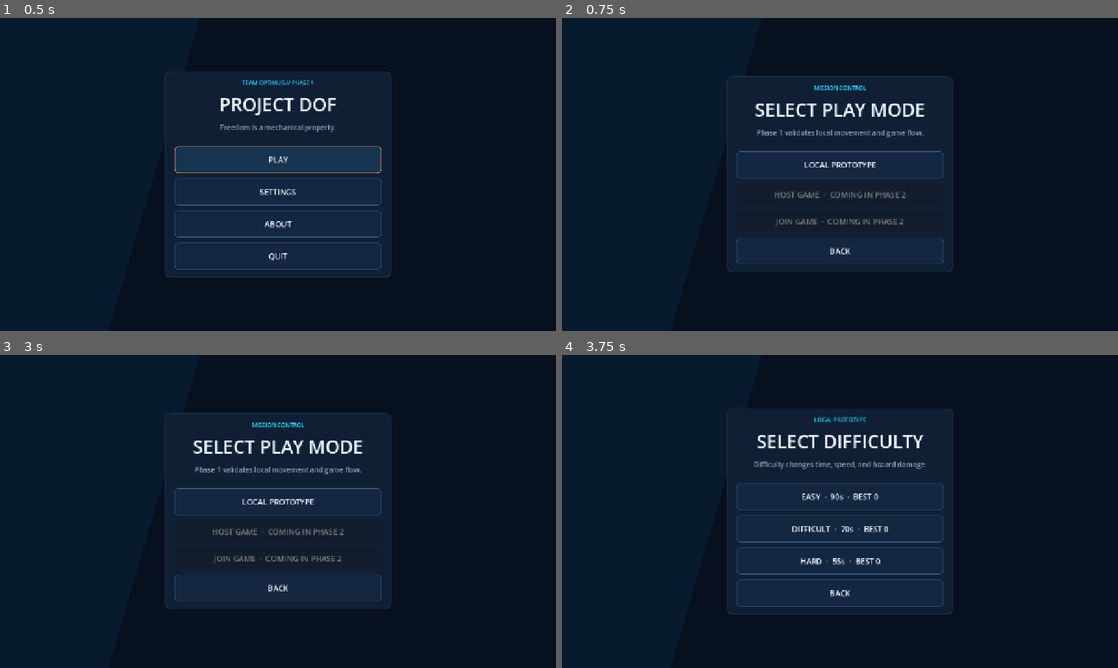
Above: before the commit, frames 1-4 (two rows, left to right).
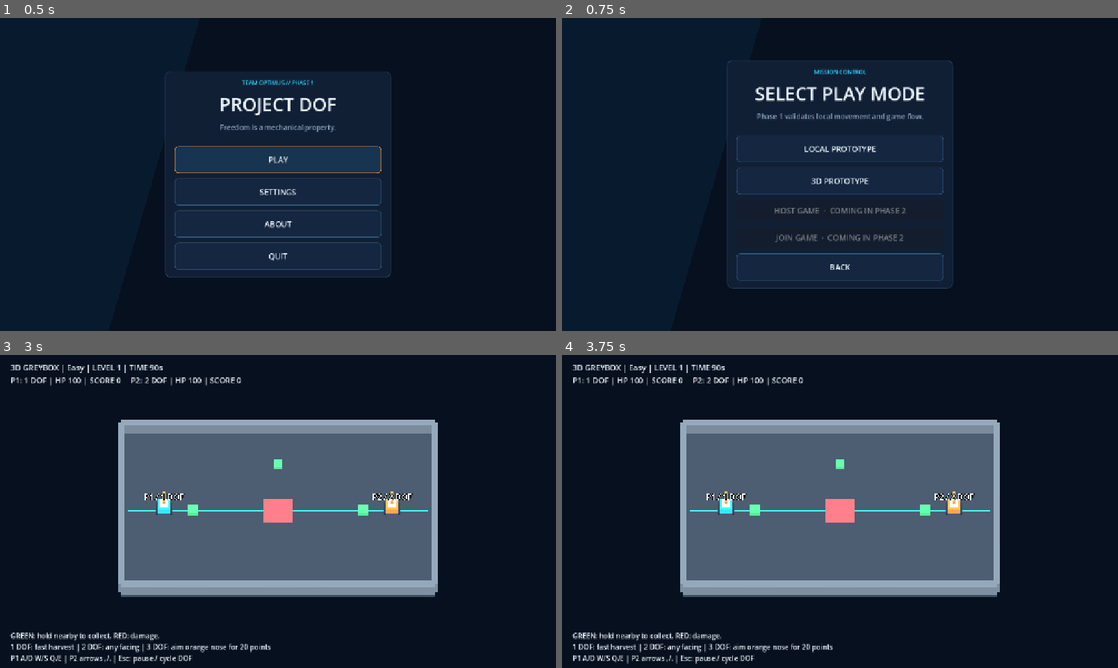
Above: after the commit, the same moments.

Repository: mdraihankabirsifat/Optimus
Game: Godot game, scene res://scenes/ui/main_menu.tscn
Two runs of this game, one before a commit and one after it. Both use one fixed random seed, a clock stepped at 60 frames per second and the inputs below.
Inputs (mouse positions are in pixels of both pictures, inside the frame that each line leads up to):
- Up to frame 1 (0.5 s): no input
- Up to frame 2 (0.75 s): click "PLAY" at 0.5 s
- Up to frame 3 (3 s): click "BACK" at 1.25 s; click "PLAY" at 2 s; click (278, 517) at 2.75 s, where only the run after the commit has a clickable "3D PROTOTYPE"
- Up to frame 4 (3.75 s): click (840, 502) at 3.5 s, where only the run before the commit has a clickable "LOCAL PROTOTYPE"

Frame 1 is identical in both runs. In frame 2, 5.4% of the frame differs, in the area x 29-71%, y 13-87%; in frame 3, 35%; in frame 4, 35%, in the area x 1-79%, y 3-99%.

Commit message:
added 3D rendering

Diff:
--- a/project.godot
+++ b/project.godot
@@ -31,29 +31,80 @@
 window/stretch/mode="canvas_items"
 window/stretch/aspect="expand"
 
+[input]
+
+p1_left={
+"deadzone": 0.5,
+"events": [Object(InputEventKey,"resource_local_to_scene":false,"resource_name":"","device":16,"window_id":0,"alt_pressed":false,"shift_pressed":false,"ctrl_pressed":false,"meta_pressed":false,"pressed":false,"keycode":0,"physical_keycode":65,"key_label":0,"unicode":0,"location":0,"echo":false,"script":null)
+]
+}
+p1_right={
+"deadzone": 0.5,
+"events": [Object(InputEventKey,"resource_local_to_scene":false,"resource_name":"","device":16,"window_id":0,"alt_pressed":false,"shift_pressed":false,"ctrl_pressed":false,"meta_pressed":false,"pressed":false,"keycode":0,"physical_keycode":68,"key_label":0,"unicode":0,"location":0,"echo":false,"script":null)
+]
+}
+p1_up={
+"deadzone": 0.5,
+"events": [Object(InputEventKey,"resource_local_to_scene":false,"resource_name":"","device":16,"window_id":0,"alt_pressed":false,"shift_pressed":false,"ctrl_pressed":false,"meta_pressed":false,"pressed":false,"keycode":0,"physical_keycode":87,"key_label":0,"unicode":0,"location":0,"echo":false,"script":null)
+]
+}
+p1_down={
+"deadzone": 0.5,
+"events": [Object(InputEventKey,"resource_local_to_scene":false,"resource_name":"","device":16,"window_id":0,"alt_pressed":false,"shift_pressed":false,"ctrl_pressed":false,"meta_pressed":false,"pressed":false,"keycode":0,"physical_keycode":83,"key_label":0,"unicode":0,"location":0,"echo":false,"script":null)
+]
+}
+p1_rotate_left={
+"deadzone": 0.5,
+"events": [Object(InputEventKey,"resource_local_to_scene":false,"resource_name":"","device":16,"window_id":0,"alt_pressed":false,"shift_pressed":false,"ctrl_pressed":false,"meta_pressed":false,"pressed":false,"keycode":0,"physical_keycode":81,"key_label":0,"unicode":0,"location":0,"echo":false,"script":null)
+]
+}
+p1_rotate_right={
+"deadzone": 0.5,
+"events": [Object(InputEventKey,"resource_local_to_scene":false,"resource_name":"","device":16,"window_id":0,"alt_pressed":false,"shift_pressed":false,"ctrl_pressed":false,"meta_pressed":false,"pressed":false,"keycode":0,"physical_keycode":69,"key_label":0,"unicode":0,"location":0,"echo":false,"script":null)
+]
+}
+p2_left={
+"deadzone": 0.5,
+"events": [Object(InputEventKey,"resource_local_to_scene":false,"resource_name":"","device":16,"window_id":0,"alt_pressed":false,"shift_pressed":false,"ctrl_pressed":false,"meta_pressed":false,"pressed":false,"keycode":0,"physical_keycode":4194311,"key_label":0,"unicode":0,"location":0,"echo":false,"script":null)
+]
+}
+p2_right={
+"deadzone": 0.5,
+"events": [Object(InputEventKey,"resource_local_to_scene":false,"resource_name":"","device":16,"window_id":0,"alt_pressed":false,"shift_pressed":false,"ctrl_pressed":false,"meta_pressed":false,"pressed":false,"keycode":0,"physical_keycode":4194313,"key_label":0,"unicode":0,"location":0,"echo":false,"script":null)
+]
+}
+p2_up={
+"deadzone": 0.5,
+"events": [Object(InputEventKey,"resource_local_to_scene":false,"resource_name":"","device":16,"window_id":0,"alt_pressed":false,"shift_pressed":false,"ctrl_pressed":false,"meta_pressed":false,"pressed":false,"keycode":0,"physical_keycode":4194320,"key_label":0,"unicode":0,"location":0,"echo":false,"script":null)
+]
+}
+p2_down={
+"deadzone": 0.5,
+"events": [Object(InputEventKey,"resource_local_to_scene":false,"resource_name":"","device":16,"window_id":0,"alt_pressed":false,"shift_pressed":false,"ctrl_pressed":false,"meta_pressed":false,"pressed":false,"keycode":0,"physical_keycode":4194322,"key_label":0,"unicode":0,"location":0,"echo":false,"script":null)
+]
+}
+p2_rotate_left={
+"deadzone": 0.5,
+"events": [Object(InputEventKey,"resource_local_to_scene":false,"resource_name":"","device":16,"window_id":0,"alt_pressed":false,"shift_pressed":false,"ctrl_pressed":false,"meta_pressed":false,"pressed":false,"keycode":0,"physical_keycode":44,"key_label":0,"unicode":0,"location":0,"echo":false,"script":null)
+]
+}
+p2_rotate_right={
+"deadzone": 0.5,
+"events": [Object(InputEventKey,"resource_local_to_scene":false,"resource_name":"","device":16,"window_id":0,"alt_pressed":false,"shift_pressed":false,"ctrl_pressed":false,"meta_pressed":false,"pressed":false,"keycode":0,"physical_keycode":46,"key_label":0,"unicode":0,"location":0,"echo":false,"script":null)
+]
+}
+pause={
+"deadzone": 0.5,
+"events": [Object(InputEventKey,"resource_local_to_scene":false,"resource_name":"","device":16,"window_id":0,"alt_pressed":false,"shift_pressed":false,"ctrl_pressed":false,"meta_pressed":false,"pressed":false,"keycode":0,"physical_keycode":4194305,"key_label":0,"unicode":0,"location":0,"echo":false,"script":null)
+]
+}
+
 [physics]
 
 3d/physics_engine="Jolt Physics"
-
-[input]
-
-p1_left={"deadzone": 0.5, "events": [Object(InputEventKey,"physical_keycode":65)]}
-p1_right={"deadzone": 0.5, "events": [Object(InputEventKey,"physical_keycode":68)]}
-p1_up={"deadzone": 0.5, "events": [Object(InputEventKey,"physical_keycode":87)]}
-p1_down={"deadzone": 0.5, "events": [Object(InputEventKey,"physical_keycode":83)]}
-p1_rotate_left={"deadzone": 0.5, "events": [Object(InputEventKey,"physical_keycode":81)]}
-p1_rotate_right={"deadzone": 0.5, "events": [Object(InputEventKey,"physical_keycode":69)]}
-p2_left={"deadzone": 0.5, "events": [Object(InputEventKey,"physical_keycode":4194311)]}
-p2_right={"deadzone": 0.5, "events": [Object(InputEventKey,"physical_keycode":4194313)]}
-p2_up={"deadzone": 0.5, "events": [Object(InputEventKey,"physical_keycode":4194320)]}
-p2_down={"deadzone": 0.5, "events": [Object(InputEventKey,"physical_keycode":4194322)]}
-p2_rotate_left={"deadzone": 0.5, "events": [Object(InputEventKey,"physical_keycode":44)]}
-p2_rotate_right={"deadzone": 0.5, "events": [Object(InputEventKey,"physical_keycode":46)]}
-pause={"deadzone": 0.5, "events": [Object(InputEventKey,"physical_keycode":4194305)]}
 
 [rendering]
 
 rendering_device/driver.windows="d3d12"
 renderer/rendering_method="gl_compatibility"
 renderer/rendering_method.mobile="gl_compatibility"
-textures/default_filters/use_nearest_mipmap_filter=false
--- /dev/null
+++ b/scenes/game/prototype_arena_3d.tscn
@@ -0,0 +1,6 @@
+[gd_scene load_steps=2 format=3]
+
+[ext_resource type="Script" path="res://scripts/game/prototype_arena_3d.gd" id="1"]
+
+[node name="PrototypeArena3D" type="Node3D"]
+script = ExtResource("1")
--- /dev/null
+++ b/scenes/player/player_3d.tscn
@@ -0,0 +1,15 @@
+[gd_scene load_steps=3 format=3]
+
+[ext_resource type="Script" path="res://scripts/player/player_3d.gd" id="1"]
+[sub_resource type="BoxShape3D" id="body"]
+size = Vector3(1.1, 1, 1.1)
+
+[node name="Player3D" type="CharacterBody3D"]
+collision_layer = 2
+collision_mask = 1
+motion_mode = 1
+script = ExtResource("1")
+
+[node name="CollisionShape3D" type="CollisionShape3D" parent="."]
+position = Vector3(0, 0.5, 0)
+shape = SubResource("body")
--- /dev/null
+++ b/scripts/game/greybox_geometry.gd
@@ -0,0 +1,23 @@
+class_name GreyboxGeometry
+extends RefCounted
+
+static func box(parent: Node3D, at: Vector3, dimensions: Vector3, color: Color, solid: bool = false) -> MeshInstance3D:
+	var mesh := MeshInstance3D.new()
+	var shape := BoxMesh.new()
+	shape.size = dimensions
+	mesh.mesh = shape
+	var material := StandardMaterial3D.new()
+	material.albedo_color = color
+	material.roughness = 0.85
+	mesh.material_override = material
+	mesh.position = at
+	parent.add_child(mesh)
+	if solid:
+		var body := StaticBody3D.new()
+		var collision := CollisionShape3D.new()
+		var box_shape := BoxShape3D.new()
+		box_shape.size = dimensions
+		collision.shape = box_shape
+		mesh.add_child(body)
+		body.add_child(collision)
+	return mesh
--- /dev/null
+++ b/scripts/game/prototype_arena_3d.gd
@@ -0,0 +1,136 @@
+class_name PrototypeArena3D
+extends Node3D
+
+const PLAYER: PackedScene = preload("res://scenes/player/player_3d.tscn")
+const STATIONS: Array[Vector3] = [Vector3(-6, 0, 0), Vector3(6, 0, 0), Vector3(0, 0, -4)]
+const HARVEST_SECONDS: Array[float] = [0.45, 0.9, 1.2]
+const HARVEST_POINTS: Array[int] = [10, 10, 20]
+var players: Array[DOFPlayer3D] = []
+var scores: Array[int] = [0, 0]
+var charge: Array[float] = [0.0, 0.0]
+var station_cooldowns: Array[float] = [0.0, 0.0, 0.0]
+var hazards: Array[Vector3] = []
+var time_remaining: float
+var finished: bool = false
+var hud: Prototype3DHUD
+
+func _ready() -> void:
+	time_remaining = float(GameManager.difficulty_data().duration)
+	_build_world()
+	for index: int in 2:
+		var player := PLAYER.instantiate() as DOFPlayer3D
+		player.player_id = index + 1
+		player.dof = index + 1
+		player.position = Vector3(-8 if index == 0 else 8, 0.05, 0)
+		player.player_color = UIFactory.CYAN if index == 0 else UIFactory.ORANGE
+		player.move_speed *= float(GameManager.difficulty_data().speed_scale)
+		player.health_changed.connect(_health_changed)
+		add_child(player)
+		players.append(player)
+	hud = Prototype3DHUD.new()
+	add_child(hud)
+	hud.pause_requested.connect(toggle_pause)
+	hud.restart_requested.connect(restart)
+	hud.menu_requested.connect(GameManager.go_to.bind(GameManager.MAIN_MENU))
+	hud.cycle_requested.connect(_cycle)
+	_update_hud()
+
+func _build_world() -> void:
+	var environment := WorldEnvironment.new()
+	environment.environment = Environment.new()
+	environment.environment.background_mode = Environment.BG_COLOR
+	environment.environment.background_color = Color("07101f")
+	environment.environment.ambient_light_source = Environment.AMBIENT_SOURCE_COLOR
+	environment.environment.ambient_light_color = Color.WHITE
+	environment.environment.ambient_light_energy = 0.65
+	add_child(environment)
+	var light := DirectionalLight3D.new()
+	light.rotation_degrees = Vector3(-65, -25, 0)
+	light.light_energy = 1.2
+	add_child(light)
+	var camera := Camera3D.new()
+	add_child(camera)
+	camera.position = Vector3(0, 22, 16)
+	camera.look_at(Vector3.ZERO)
+	camera.projection = Camera3D.PROJECTION_ORTHOGONAL
+	camera.size = 22.0
+	camera.current = true
+	GreyboxGeometry.box(self, Vector3(0, -0.3, 0), Vector3(22, 0.6, 14), Color("344253"), true)
+	for x: float in [-11.0, 11.0]:
+		GreyboxGeometry.box(self, Vector3(x, 0.5, 0), Vector3(0.5, 1, 14), Color("708090"), true)
+	for z: float in [-7.0, 7.0]:
+		GreyboxGeometry.box(self, Vector3(0, 0.5, z), Vector3(22, 1, 0.5), Color("708090"), true)
+	GreyboxGeometry.box(self, Vector3(0, 0.015, 0), Vector3(21, 0.02, 0.08), UIFactory.CYAN)
+	for at: Vector3 in STATIONS:
+		GreyboxGeometry.box(self, at + Vector3(0, 0.15, 0), Vector3(0.7, 0.3, 0.7), UIFactory.GREEN)
+	var locations: Array[Vector3] = [Vector3.ZERO, Vector3(-3, 0, -3), Vector3(3, 0, 3)]
+	var level := clampi(GameManager.selected_level, 1, 3)
+	for index: int in int(GameManager.LEVELS[level - 1].hazard_count):
+		hazards.append(locations[index])
+		GreyboxGeometry.box(self, locations[index] + Vector3(0, 0.025, 0), Vector3(2, 0.05, 2), UIFactory.RED)
+
+func _physics_process(delta: float) -> void:
+	if finished:
+		return
+	time_remaining = maxf(0, time_remaining - delta)
+	for index: int in station_cooldowns.size():
+		station_cooldowns[index] = maxf(0, station_cooldowns[index] - delta)
+	for index: int in players.size():
+		var player := players[index]
+		_harvest(index, delta)
+		for at: Vector3 in hazards:
+			if Vector2(player.position.x - at.x, player.position.z - at.z).length() < 1.3:
+				player.take_damage(int(GameManager.difficulty_data().hazard_damage))
+	_update_hud()
+	if time_remaining <= 0:
+		finish("TEST WINDOW COMPLETE")
+
+func _harvest(index: int, delta: float) -> void:
+	var player := players[index]
+	for station: int in STATIONS.size():
+		var offset := STATIONS[station] - player.position
+		offset.y = 0
+		if offset.length() > 1.5 or station_cooldowns[station] > 0:
+			continue
+		if player.dof == 3 and offset.length() > 0.2 and (-player.global_basis.z).dot(offset.normalized()) < 0.75:
+			continue
+		charge[index] += delta
+		if charge[index] >= HARVEST_SECONDS[player.dof - 1]:
+			scores[index] += HARVEST_POINTS[player.dof - 1]
+			charge[index] = 0
+			station_cooldowns[station] = 1.5
+		return
+	charge[index] = 0
+
+func _update_hud() -> void:
+	hud.status.text = "3D GREYBOX | %s | LEVEL %d | TIME %ds\nP1: %d DOF | HP %d | SCORE %d     P2: %d DOF | HP %d | SCORE %d" % [GameManager.selected_difficulty, GameManager.selected_level, ceili(time_remaining), players[0].dof, players[0].health, scores[0], players[1].dof, players[1].health, scores[1]]
+
+func _health_changed(_id: int, health: int) -> void:
+	if health <= 0:
+		finish("ROBOT DISABLED")
+
+func _cycle(id: int) -> void:
+	players[id - 1].cycle_dof()
+	charge[id - 1] = 0
+	_update_hud()
+
+func toggle_pause() -> void:
+	if finished:
+		GameManager.go_to(GameManager.MAIN_MENU)
+		return
+	get_tree().paused = not get_tree().paused
+	if get_tree().paused:
+		hud.show_pause()
+	else:
+		hud.close_overlay()
+
+func restart() -> void:
+	GameManager.go_to("res://scenes/game/prototype_arena_3d.tscn")
+
+func finish(reason: String) -> void:
+	if finished:
+		return
+	finished = true
+	for player: DOFPlayer3D in players:
+		player.input_enabled = false
+	hud.show_result(reason, scores[0] + scores[1])
--- /dev/null
+++ b/scripts/player/player_3d.gd
@@ -0,0 +1,69 @@
+class_name DOFPlayer3D
+extends CharacterBody3D
+
+signal health_changed(player_id: int, health: int)
+
+@export_range(1, 3) var dof: int = 1:
+	set(value):
+		dof = clampi(value, 1, 3)
+@export var player_id: int = 1
+@export var move_speed: float = 5.0
+@export var rotation_speed: float = 2.8
+@export var player_color: Color = Color("27d9ff")
+var health: int = 100
+var input_enabled: bool = true
+var damage_cooldown: float = 0.0
+var label: Label3D
+
+func _ready() -> void:
+	GreyboxGeometry.box(self, Vector3(0, 0.5, 0), Vector3(0.8, 0.6, 0.8), player_color)
+	GreyboxGeometry.box(self, Vector3(0, 0.9, 0), Vector3(0.5, 0.3, 0.5), Color("eaf4ff"))
+	GreyboxGeometry.box(self, Vector3(0, 1.13, -0.35), Vector3(0.18, 0.18, 0.9), Color("ff9b42"))
+	for x: float in [-0.5, 0.5]:
+		GreyboxGeometry.box(self, Vector3(x, 0.25, 0), Vector3(0.18, 0.3, 0.85), Color("263449"))
+	label = Label3D.new()
+	label.position.y = 1.7
+	label.billboard = BaseMaterial3D.BILLBOARD_ENABLED
+	label.font_size = 40
+	label.pixel_size = 0.014
+	add_child(label)
+
+func _physics_process(delta: float) -> void:
+	damage_cooldown = maxf(0.0, damage_cooldown - delta)
+	label.text = "P%d / %d DOF" % [player_id, dof]
+	var prefix := "p%d_" % player_id
+	var movement := Input.get_vector(prefix + "left", prefix + "right", prefix + "up", prefix + "down")
+	var turn := Input.get_axis(prefix + "rotate_left", prefix + "rotate_right")
+	apply_motion(movement, turn, delta)
+
+func apply_motion(movement: Vector2, turn: float, delta: float) -> void:
+	velocity = Vector3.ZERO
+	if not input_enabled or health <= 0:
+		return
+	# All commands, including injected test input, pass through the same constraint.
+	if dof == 1:
+		movement.y = 0.0
+	movement = movement.limit_length(1.0)
+	velocity = Vector3(movement.x, 0, movement.y) * move_speed
+	var ground_height := global_position.y
+	var locked_z := global_position.z
+	move_and_slide()
+	# Collision sliding must not introduce a forbidden ground axis or elevation.
+	global_position.y = ground_height
+	if dof == 1:
+		global_position.z = locked_z
+		velocity.z = 0.0
+	rotation.x = 0.0
+	rotation.z = 0.0
+	if dof == 3:
+		rotation.y += clampf(turn, -1.0, 1.0) * rotation_speed * delta
+
+func cycle_dof() -> void:
+	dof = dof % 3 + 1
+
+func take_damage(amount: int) -> void:
+	if damage_cooldown > 0.0 or health <= 0 or not input_enabled:
+		return
+	damage_cooldown = 0.7
+	health = maxi(0, health - maxi(0, amount))
+	health_changed.emit(player_id, health)
--- a/scripts/ui/play_menu.gd
+++ b/scripts/ui/play_menu.gd
@@ -4,6 +4,7 @@
 	super()
 	add_header("Mission Control", "SELECT PLAY MODE", "Phase 1 validates local movement and game flow.")
 	add_button("LOCAL PROTOTYPE", GameManager.go_to.bind("res://scenes/ui/mode_select.tscn"), true)
+	add_button("3D PROTOTYPE", _start_3d)
 	add_button("HOST GAME  ·  COMING IN PHASE 2", _unavailable, false, true)
 	add_button("JOIN GAME  ·  COMING IN PHASE 2", _unavailable, false, true)
 	add_button("BACK", go_back.bind(GameManager.MAIN_MENU))
@@ -14,3 +15,8 @@
 
 func _unavailable() -> void:
 	pass
+
+func _start_3d() -> void:
+	GameManager.selected_difficulty = SaveManager.last_selected_difficulty
+	GameManager.selected_level = SaveManager.last_selected_level
+	GameManager.go_to("res://scenes/game/prototype_arena_3d.tscn")
--- /dev/null
+++ b/scripts/ui/prototype_3d_hud.gd
@@ -0,0 +1,55 @@
+class_name Prototype3DHUD
+extends CanvasLayer
+
+signal pause_requested
+signal restart_requested
+signal menu_requested
+signal cycle_requested(player_id: int)
+
+var status: Label
+var overlay: Control
+
+func _ready() -> void:
+	process_mode = Node.PROCESS_MODE_ALWAYS
+	var root := Control.new()
+	root.set_anchors_and_offsets_preset(Control.PRESET_FULL_RECT)
+	root.mouse_filter = Control.MOUSE_FILTER_IGNORE
+	add_child(root)
+	status = UIFactory.make_label("", 18)
+	status.position = Vector2(24, 16)
+	root.add_child(status)
+	var hint := UIFactory.make_label("GREEN: hold nearby to collect. RED: damage.\n1 DOF: fast harvest | 2 DOF: any facing | 3 DOF: aim orange nose for 20 points\nP1 A/D W/S Q/E | P2 arrows ,/. | Esc: pause / cycle DOF", 16)
+	hint.set_anchors_and_offsets_preset(Control.PRESET_BOTTOM_LEFT)
+	hint.position = Vector2(24, -86)
+	root.add_child(hint)
+
+func _input(event: InputEvent) -> void:
+	if event.is_action_pressed("pause"):
+		get_viewport().set_input_as_handled()
+		pause_requested.emit()
+
+func show_pause() -> void:
+	close_overlay()
+	var menu := preload("res://scenes/ui/pause_menu.tscn").instantiate() as PauseMenu
+	menu.resume_requested.connect(pause_requested.emit)
+	menu.restart_requested.connect(restart_requested.emit)
+	menu.menu_requested.connect(menu_requested.emit)
+	menu.cycle_requested.connect(cycle_requested.emit)
+	add_child(menu)
+	overlay = menu
+	(menu.find_children("*", "Button", true, false)[0] as Button).grab_focus()
+
+func close_overlay() -> void:
+	if is_instance_valid(overlay):
+		remove_child(overlay)
+		overlay.queue_free()
+		overlay = null
+
+func show_result(reason: String, score: int) -> void:
+	close_overlay()
+	var menu := MenuBase.new()
+	add_child(menu)
+	overlay = menu
+	menu.add_header("3D GREYBOX / SESSION ONLY", reason, "Team score: %d. Experimental scores do not change 2D records or unlocks." % score)
+	menu.add_button("RESTART 3D", restart_requested.emit, true).grab_focus()
+	menu.add_button("RETURN TO MENU", menu_requested.emit)
--- /dev/null
+++ b/tests/prototype_3d_smoke.gd
@@ -0,0 +1,74 @@
+extends Node
+
+var failures: int = 0
+
+func check(condition: bool, message: String) -> void:
+	if not condition:
+		failures += 1
+		push_error(message)
+
+func _ready() -> void:
+	print("Physical arrow codes: ", KEY_UP, " / ", KEY_DOWN)
+	var arena := preload("res://scenes/game/prototype_arena_3d.tscn").instantiate() as PrototypeArena3D
+	add_child(arena)
+	if "--capture" in OS.get_cmdline_user_args():
+		await get_tree().process_frame
+		await RenderingServer.frame_post_draw
+		DirAccess.make_dir_recursive_absolute("res://builds")
+		get_viewport().get_texture().get_image().save_png("res://builds/prototype_3d.png")
+	await get_tree().physics_frame
+	check(arena.players.size() == 2, "Two players must spawn")
+	var player := arena.players[0]
+	player.set_physics_process(false)
+	for dof: int in range(1, 4):
+		player.dof = dof
+		player.position = Vector3(-8, 0.05, 2)
+		player.rotation = Vector3.ZERO
+		for frame: int in 10:
+			await get_tree().physics_frame
+			player.apply_motion(Vector2(1, 1), 1, 1.0 / 60.0)
+		check(player.position.x > -8, "All DOFs allow world X")
+		check(is_equal_approx(player.position.y, 0.05), "Ground height must stay locked")
+		check(is_equal_approx(player.position.z, 2.0) if dof == 1 else player.position.z > 2, "Ground Z constraint")
+		check(is_zero_approx(player.rotation.y) if dof < 3 else player.rotation.y > 0, "Yaw constraint")
+	player.dof = 1
+	player.position = Vector3(10, 0.05, 2)
+	for frame: int in 40:
+		await get_tree().physics_frame
+		player.apply_motion(Vector2.RIGHT, 0, 1.0 / 60.0)
+	check(player.position.x < 10.3, "Wall collision stops the robot")
+	player.position = Vector3(-6.8, 0.05, 0)
+	arena.station_cooldowns.fill(0.0)
+	arena._harvest(0, 0.5)
+	check(arena.scores[0] >= 10, "Restricted role can score on its lane")
+	player.dof = 3
+	player.rotation.y = 0
+	arena.station_cooldowns.fill(0.0)
+	var score_before := arena.scores[0]
+	arena._harvest(0, 2.0)
+	check(arena.scores[0] == score_before, "3 DOF needs to face the station")
+	player.rotation.y = -PI / 2
+	arena._harvest(0, 2.0)
+	check(arena.scores[0] > score_before, "3 DOF can harvest when facing the station")
+	player.take_damage(10)
+	player.take_damage(10)
+	check(player.health == 90, "Damage cooldown rejects repeated hits")
+	arena.toggle_pause()
+	var time_before := arena.time_remaining
+	await get_tree().process_frame
+	check(get_tree().paused and arena.time_remaining == time_before, "Pause freezes timer")
+	arena.toggle_pause()
+	check(not get_tree().paused, "Resume works")
+	arena.time_remaining = 0
+	arena._physics_process(0.01)
+	check(arena.finished and not player.input_enabled, "Timer ends round and disables input")
+	arena.queue_free()
+	await get_tree().process_frame
+	var damaged_arena := preload("res://scenes/game/prototype_arena_3d.tscn").instantiate() as PrototypeArena3D
+	add_child(damaged_arena)
+	damaged_arena.players[0].take_damage(100)
+	check(damaged_arena.finished, "Zero health ends the round")
+	damaged_arena.queue_free()
+	await get_tree().process_frame
+	print("PROTOTYPE_3D_SMOKE_OK" if failures == 0 else "PROTOTYPE_3D_SMOKE_FAILED")
+	get_tree().quit(failures)
--- /dev/null
+++ b/tests/prototype_3d_smoke.tscn
@@ -0,0 +1,4 @@
+[gd_scene load_steps=2 format=3]
+[ext_resource type="Script" path="res://tests/prototype_3d_smoke.gd" id="1"]
+[node name="Prototype3DSmoke" type="Node"]
+script = ExtResource("1")
Not shown, added: scripts/game/greybox_geometry.gd.uid
Not shown, added: scripts/game/prototype_arena_3d.gd.uid
Not shown, added: scripts/player/player_3d.gd.uid
Not shown, added: scripts/ui/prototype_3d_hud.gd.uid
Not shown, added: tests/prototype_3d_smoke.gd.uid
